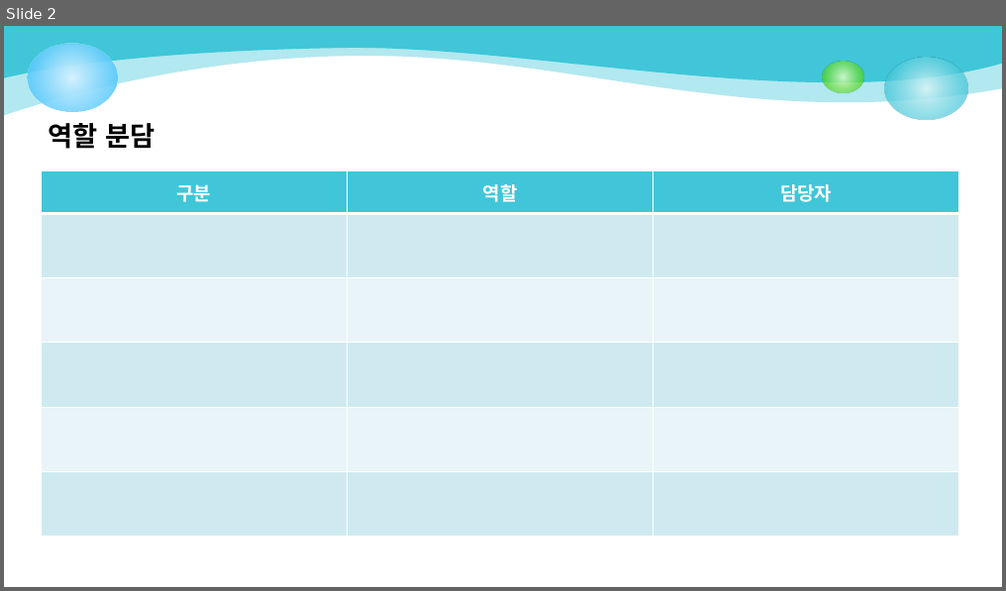
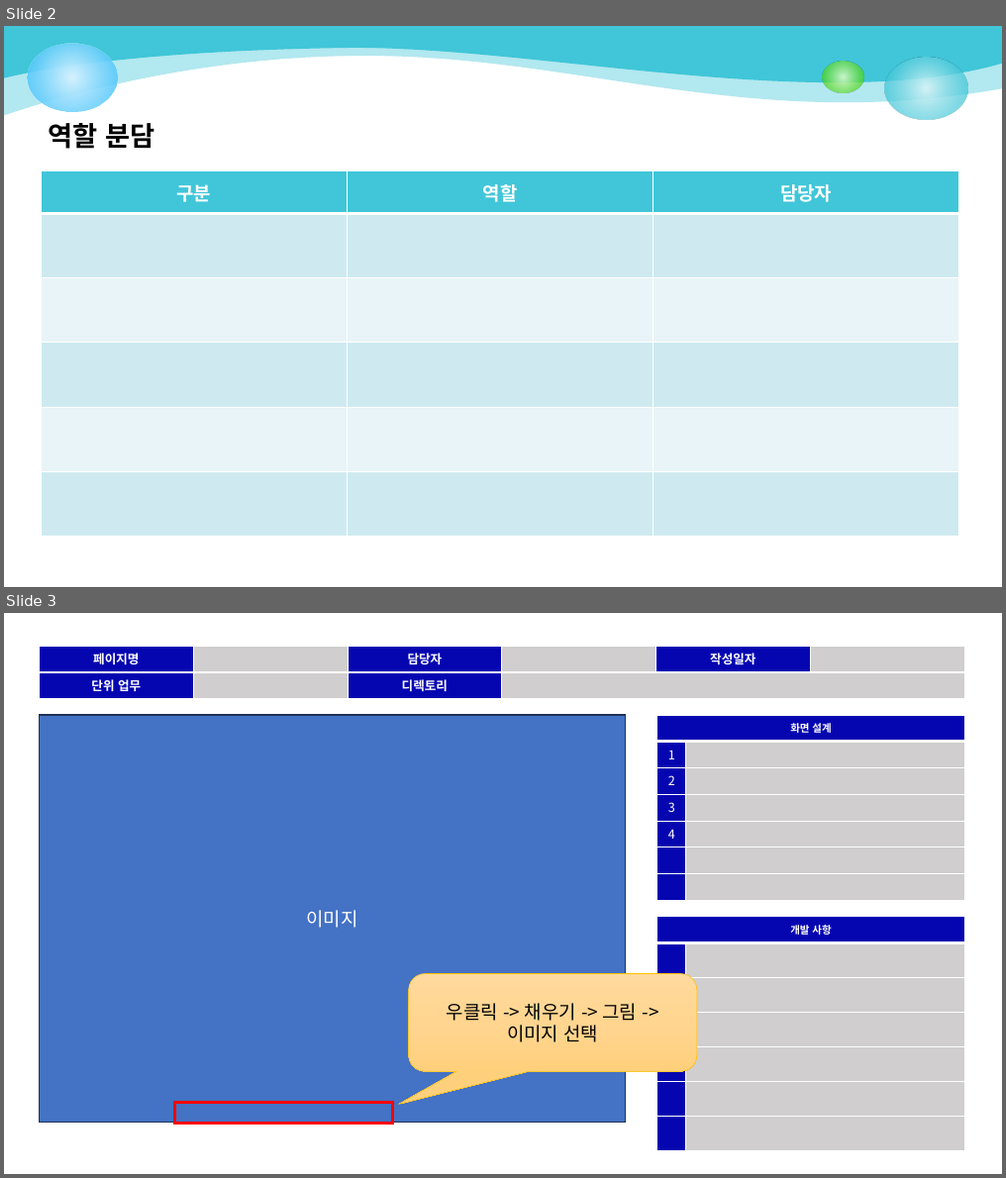
Before and after one commit to jungryeol123/tjg_project, a slide deck: TeamProject_스토리보드.pptx. Shown one above the other, each under a label of ours: slide 2 before the commit, slides 2 and 3 after it. The pictures are 1006x591 and 1006x1178 pixels, drawn with LibreOffice and Linux fonts; fonts in the diff are those of the drawing; background and template pictures are left out. Boxes give left, top, right and bottom in pixels: in the first picture for what was removed or moved away, otherwise in the second. Text is boxed around its words. In the diff, an @@ line names an element or a change of style, - is before the commit and + after.

Commit message:
20251027 storyboard

```diff
--- a/TeamProject_스토리보드.pptx
+++ b/TeamProject_스토리보드.pptx
@@ slide 3 added at [4,613,1002,1174], background picture (left out) @@
@@ table added at [40,646,964,699], 2 rows, 6 columns @@
+페이지명 |  | 담당자 |  | 작성일자 | 
+단위 업무 |  | 디렉토리 |  |  | 
@@ rectangle added at [40,715,626,1123], fill #4472C4, outline #1E3256 1 pt, 18 pt, text #FFFFFF @@
+이미지
@@ table added at [657,715,964,900], 7 rows, 2 columns @@
+화면 설계 | 
+1 | 
+2 | 
+3 | 
+4 | 
+ | 
+ | 
@@ table added at [657,917,964,1123], 7 rows, 2 columns @@
+개발 사항 | 
+ | 
+ | 
+ | 
+ | 
+ | 
+ | 
@@ rounded speech box added at [409,973,697,1072], fill gradient #FFDB9E to #FFD590 to #FFD07C, outline #FFC000 0.5 pt, 18 pt, text #000000 @@
+우클릭 -> 채우기 -> 그림 -> 이미지 선택
@@ rectangle added at [175,1103,393,1123], outline #FF0000 3 pt @@
```
